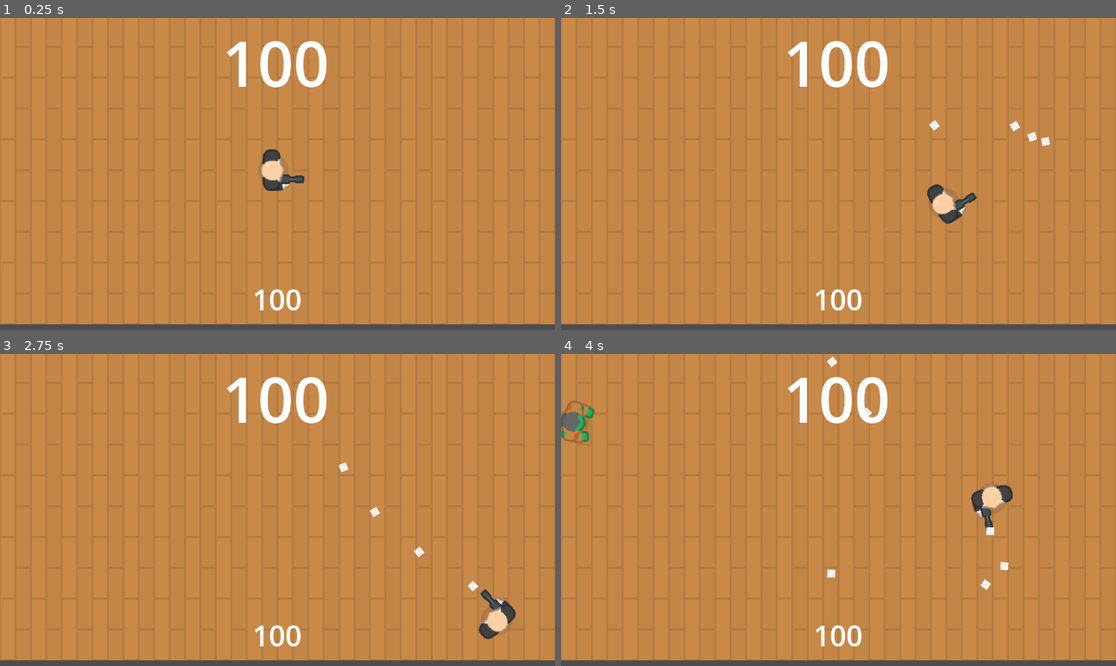
Above: before the commit, frames 1-4 (two rows, left to right).
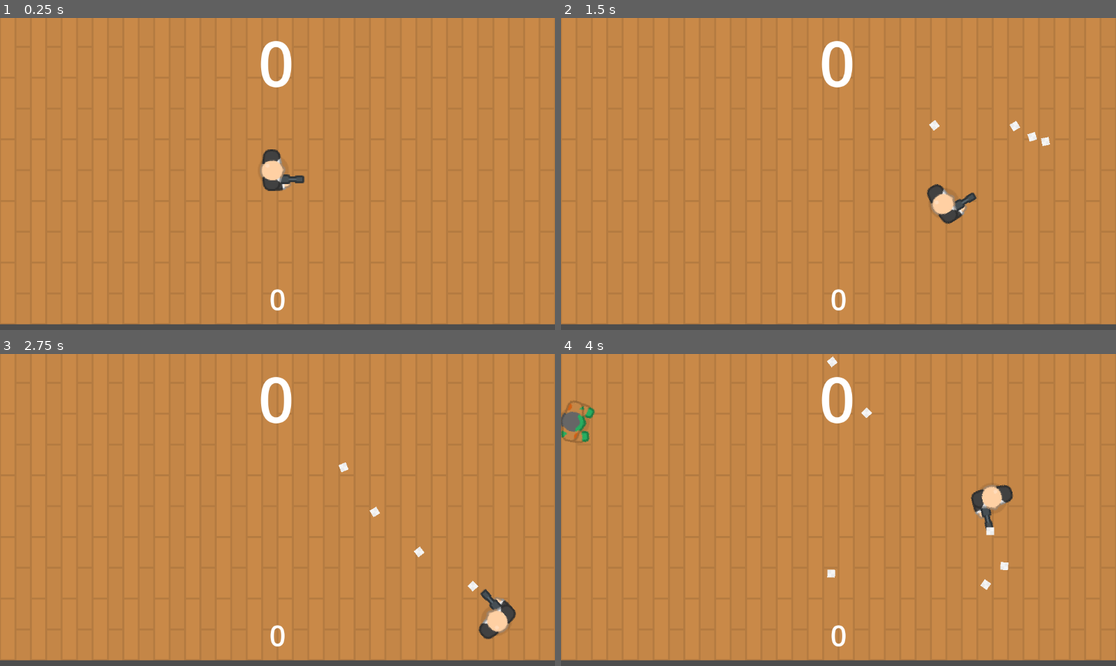
Above: after the commit, the same moments.

Repository: HA5UN0/rfgd-beginner-projects
Game: Godot game, scene res://scenes/arena.tscn
The game is run twice, just before and just after one commit, with the same random seed, the same clock (stepped at 60 frames per second) and the same inputs.
Inputs (mouse positions are in pixels of both pictures, inside the frame that each line leads up to):
- Up to frame 1 (0.25 s): no input
- Up to frame 2 (1.5 s): tap Enter at 0.5 s; move the mouse to (960, 158) at 0.52 s; press the mouse at (960, 158) at 0.53 s; hold D (move_right) 0.53-1.28 s; move the mouse to (727, 189) at 1.27 s; release the mouse at (727, 189) at 1.28 s; hold S (move_down) from 1.28 s (still down); click (727, 189) at 1.35 s
- Up to frame 3 (2.75 s): move the mouse to (333, 441) at 2.02 s; release S (move_down) at 2.03 s; press the mouse at (333, 441) at 2.03 s; hold D (move_right) from 2.03 s (still down)
- Up to frame 4 (4 s): move the mouse to (810, 572) at 2.77 s; release D (move_right) at 2.78 s; release the mouse at (810, 572) at 2.78 s; hold W (move_up) 2.78-3.53 s; click (810, 572) at 2.85 s; move the mouse to (1005, 556) at 3.52 s; press the mouse at (1005, 556) at 3.53 s; hold Left (move_left) from 3.53 s (still down)

The runs differ from the first frame. In frame 1, 1.0% of the frame differs, in the area x 40-59%, y 7-94%; in frame 2, 1.0%; in frame 3, 1.0%; in frame 4, 1.0%.

Commit message:
setup score script and logic for setting new high score

Diff:
--- a/zombie_game/scenes/arena.tscn
+++ b/zombie_game/scenes/arena.tscn
@@ -1,9 +1,10 @@
-[gd_scene load_steps=7 format=3 uid="uid://b8os623kejcn"]
+[gd_scene load_steps=8 format=3 uid="uid://b8os623kejcn"]
 
 [ext_resource type="Texture2D" uid="uid://bxwmucyfi6yp" path="res://art/kenney_top-down-shooter/PNG/Tiles/tile_43.png" id="1_5upg4"]
 [ext_resource type="Script" path="res://scripts/arena.gd" id="1_x7jel"]
 [ext_resource type="Script" path="res://scripts/camera_2d.gd" id="2_jrtat"]
 [ext_resource type="PackedScene" uid="uid://bf3y5owpfp0oo" path="res://scenes/player.tscn" id="3_j0rpq"]
+[ext_resource type="Script" path="res://scripts/score.gd" id="4_keo57"]
 
 [sub_resource type="LabelSettings" id="LabelSettings_m87dx"]
 font_size = 130
@@ -316,6 +317,7 @@
 label_settings = SubResource("LabelSettings_m87dx")
 horizontal_alignment = 1
 vertical_alignment = 1
+script = ExtResource("4_keo57")
 
 [node name="Highscore" type="Label" parent="UI/Control"]
 layout_mode = 0
--- /dev/null
+++ b/zombie_game/scripts/score.gd
@@ -0,0 +1,17 @@
+extends Label
+
+# ----------- variables --------------- #
+
+
+# ----------- functions --------------- #
+
+# Called when the node enters the scene tree for the first time.
+func _ready() -> void:
+	if Global.points > Global.highscore:
+		Global.highscore = Global.points # new highscore baby!
+
+
+# Called every frame. 'delta' is the elapsed time since the previous frame.
+func _process(delta: float) -> void:
+	text = str(Global.points) # set score text
+	$"../Highscore".text = str(Global.highscore) # set highschore text
